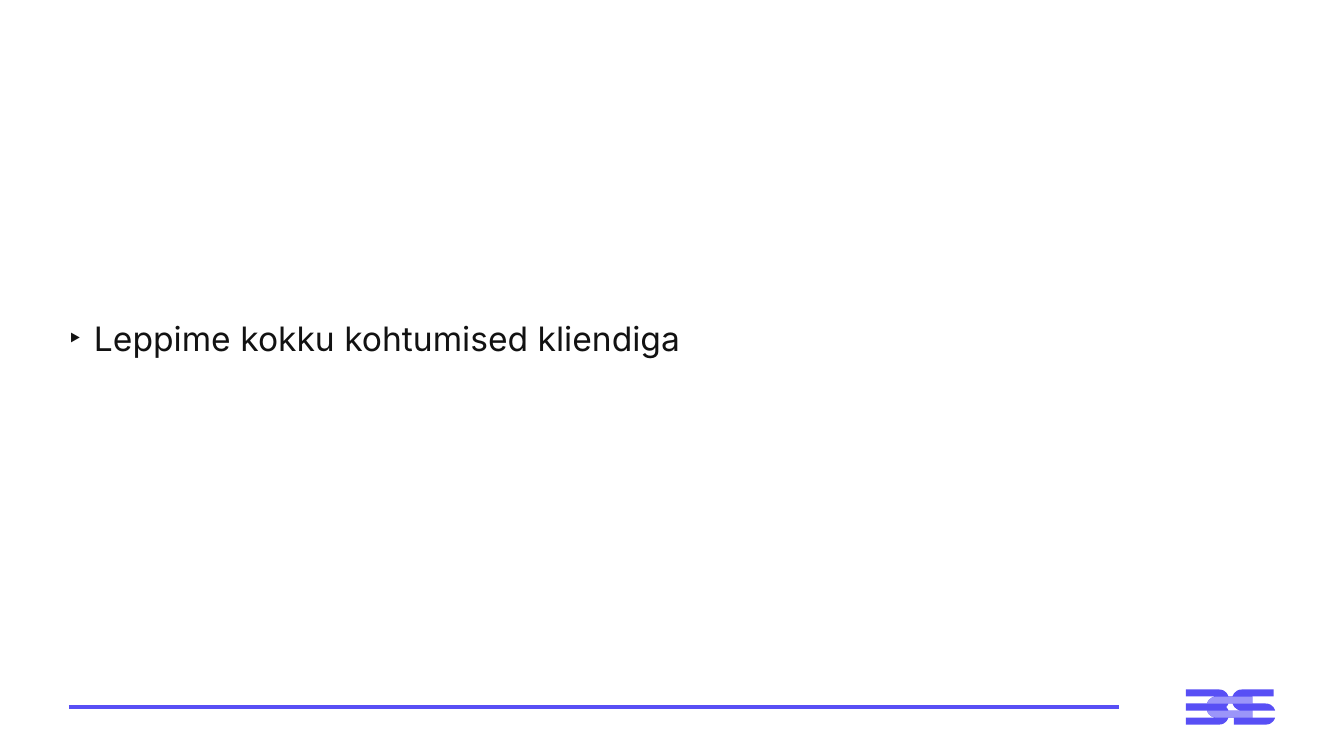
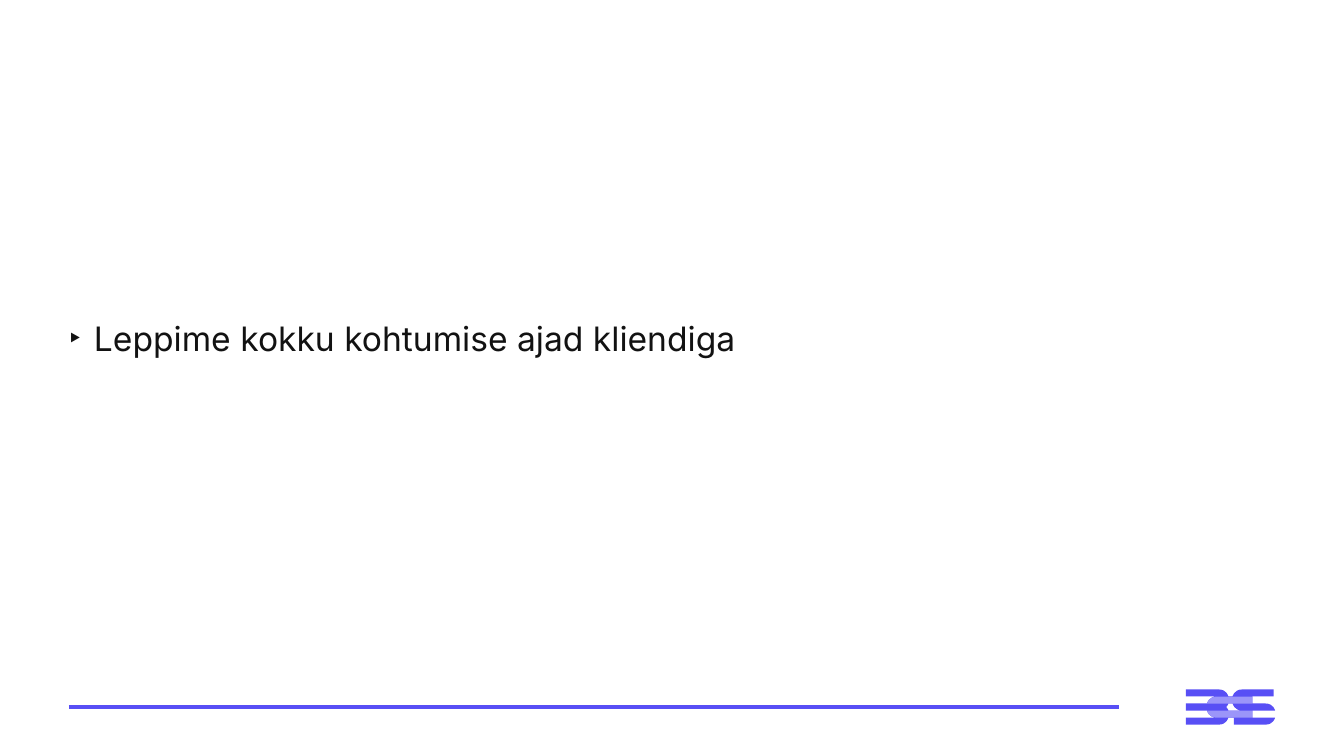
Before and after one commit to virverani/andmetarkus_2026_kevad, a slide deck: slide 27 of Day14/14-paev-andmetarkus-esitlus.pptx (slide 26 before the commit). Drawn at 1344x756 pixels with LibreOffice and Linux fonts; fonts in the diff are those of the drawing. Boxes give left, top, right and bottom in pixels: in the first picture for what was removed or moved away, otherwise in the second. Text is boxed around its words. In the diff, an @@ line names an element or a change of style, - is before the commit and + after.

```diff
--- a/Day14/14-paev-andmetarkus-esitlus.pptx
+++ b/Day14/14-paev-andmetarkus-esitlus.pptx
@@ text at (94,325,735,359): text changed @@
-‣ Leppime kokku kohtumised kliendiga
+‣ Leppime kokku kohtumise ajad kliendiga
```
Also in this commit, not shown: 2 other slides changed, 1 slide added.
